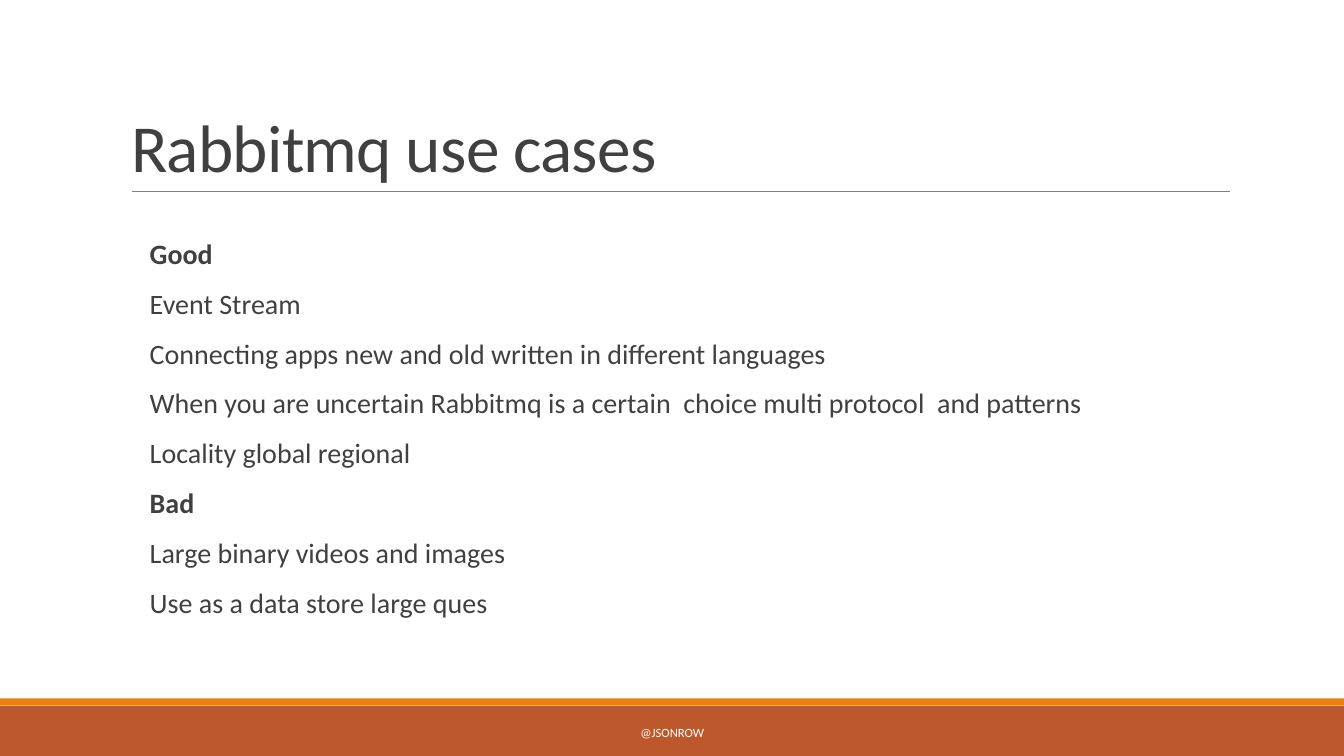
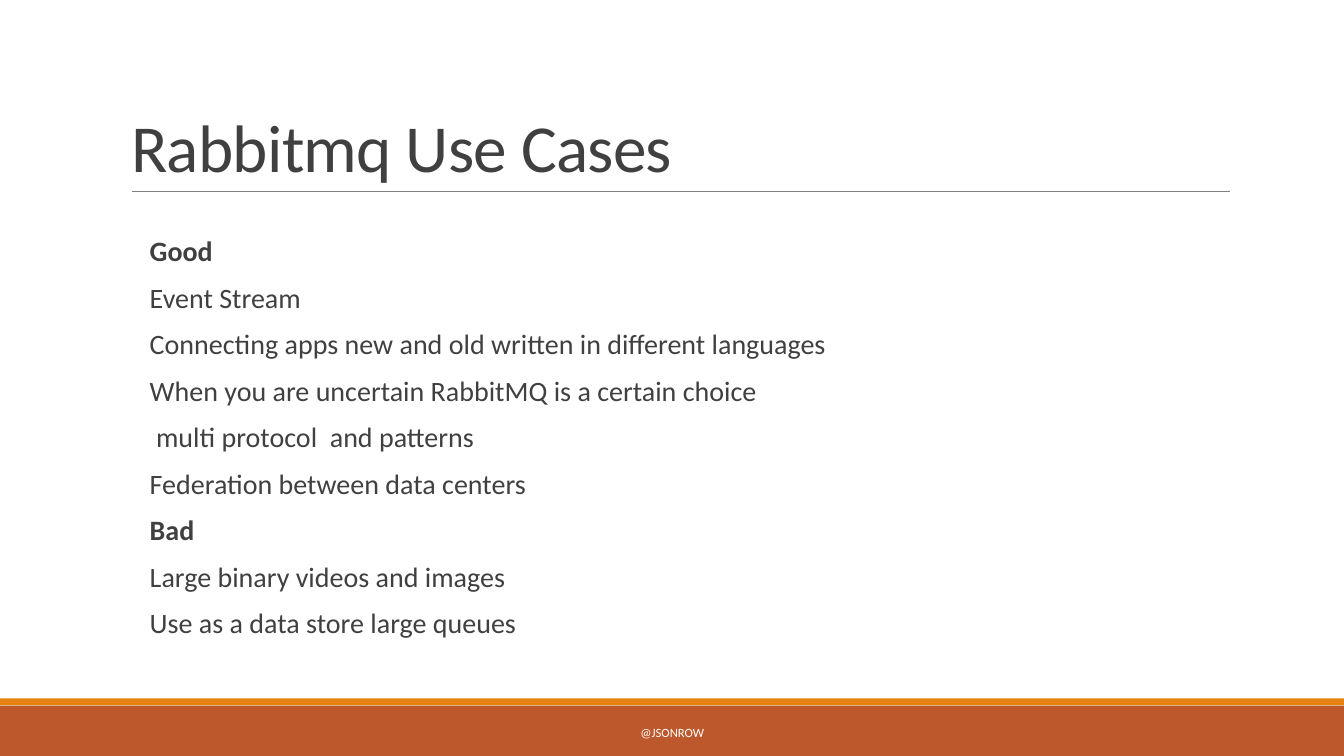
Before and after one commit to JasonRowe/TCCC23, a slide deck: slide 20 of Microservice_plumbing_with_RabbitMQ.pptx (slide 16 before the commit). Drawn at 1344x756 pixels with LibreOffice and Linux fonts; fonts in the diff are those of the drawing. Boxes give left, top, right and bottom in pixels: in the first picture for what was removed or moved away, otherwise in the second. Text is boxed around its words. In the diff, an @@ line names an element or a change of style, - is before the commit and + after.

```diff
--- a/Microservice_plumbing_with_RabbitMQ.pptx
+++ b/Microservice_plumbing_with_RabbitMQ.pptx
@@ title at [131, 125, 672, 183]: text changed @@
-Rabbitmq use cases
+Rabbitmq Use Cases
@@ text at [150, 241, 826, 592]: line spacing 0.9 to 0.8 @@
@@ text at [150, 381, 757, 494]: text changed @@
-  When you are uncertain Rabbitmq is a certain choice multi protocol and patterns
-  Locality global regional
+  When you are uncertain RabbitMQ is a certain choice
+  multi protocol and patterns
+  Federation between data centers
@@ text at [150, 613, 516, 638]: text changed @@
-  Use as a data store large ques
+  Use as a data store large queues
```
Also in this commit, not shown: 10 other slides changed, 3 slides added, 11 slides removed, 5 other files.
